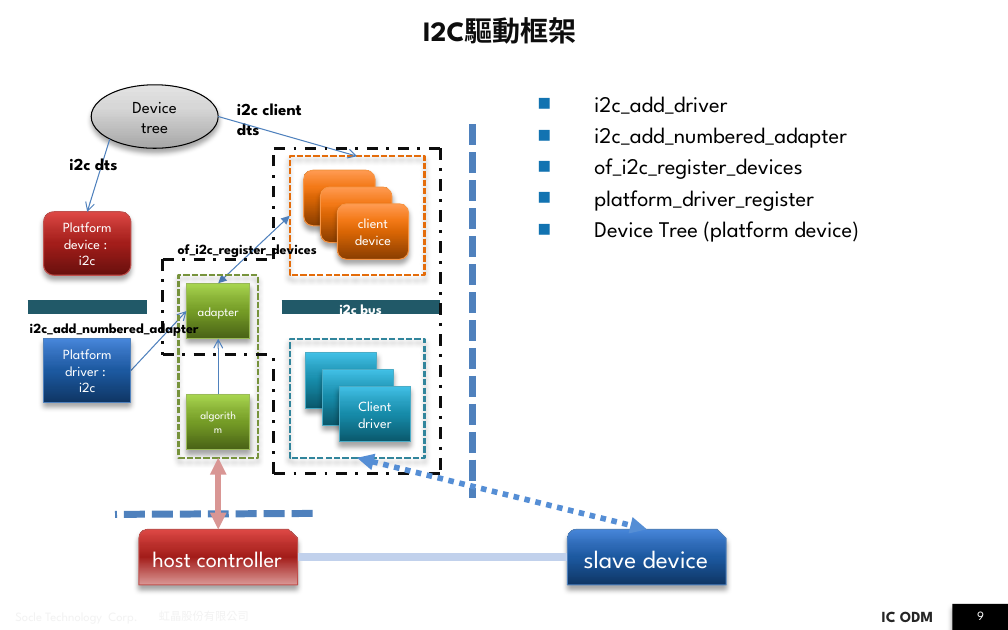
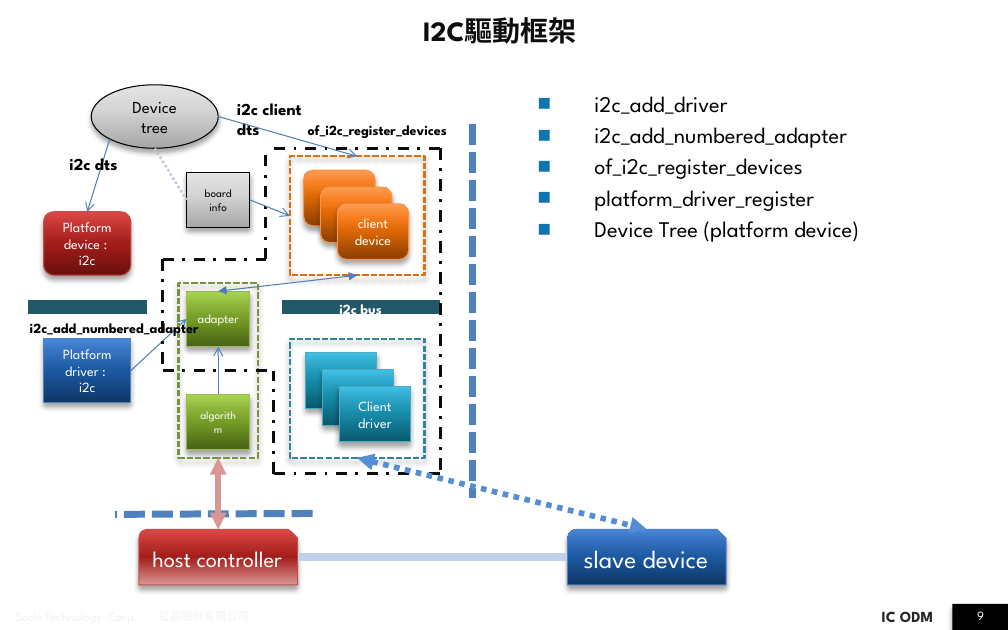
Before and after one commit to JomaskTsai/ppt_linux, a slide deck: slide 9 of i2c_report_ben.pptx. Drawn at 1008x630 pixels with LibreOffice and Linux fonts; fonts in the diff are those of the drawing; background and template pictures are left out. Boxes give left, top, right and bottom in pixels: in the first picture for what was removed or moved away, otherwise in the second. Text is boxed around its words. In the diff, an @@ line names an element or a change of style, - is before the commit and + after.

Commit message:
modify i2c report and spi report : 驅動框架

```diff
--- a/i2c_report_ben.pptx
+++ b/i2c_report_ben.pptx
@@ text "of_i2c_register_devices" rewrapped from (178,240,317,259) to (308,125,447,138) @@
@@ line added from (155, 148) to (186, 200), #CCC1DA 1.75 pt dashed @@
@@ line moved from (274, 259) - (274, 148) to (266, 259) - (266, 148) @@
@@ rectangle added at (186,172,250,228), fill gradient #A7A7A7 to #D8D8D8 to #E4E4E4, outline #000000 0.75 pt, 8 pt, text #000000 @@
+board info
@@ arrow added from (250, 200) to (289, 216), #4F81BD 0.75 pt @@
@@ line moved from (162, 259) - (274, 259) to (162, 259) - (266, 259) @@
@@ line moved from (162, 259) - (162, 355) to (162, 259) - (162, 371) @@
@@ rectangle: place and size @@
-rectangle at (178,275,258,458)
+rectangle at (178,283,258,458)
@@ rectangle "adapter": place and size @@
-rectangle "adapter" at (186,283,250,339)
+rectangle "adapter" at (186,291,250,347)
@@ double arrow moved from (219, 283) - (289, 216) to (219, 291) - (357, 275) @@
@@ arrow moved from (131, 371) - (186, 311) to (131, 371) - (186, 319) @@
@@ arrow moved from (219, 394) - (219, 339) to (219, 394) - (219, 347) @@
@@ line moved from (162, 355) - (274, 355) to (162, 371) - (274, 371) @@
@@ line moved from (274, 474) - (274, 355) to (274, 474) - (274, 371) @@
```
Also in this commit, not shown: 1 other slide changed, 1 other file.
